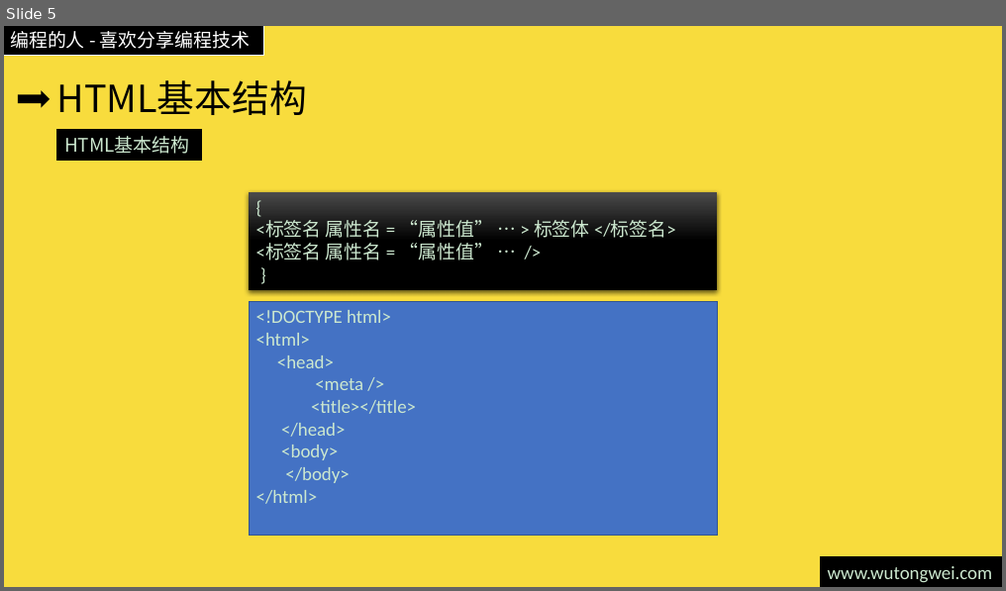
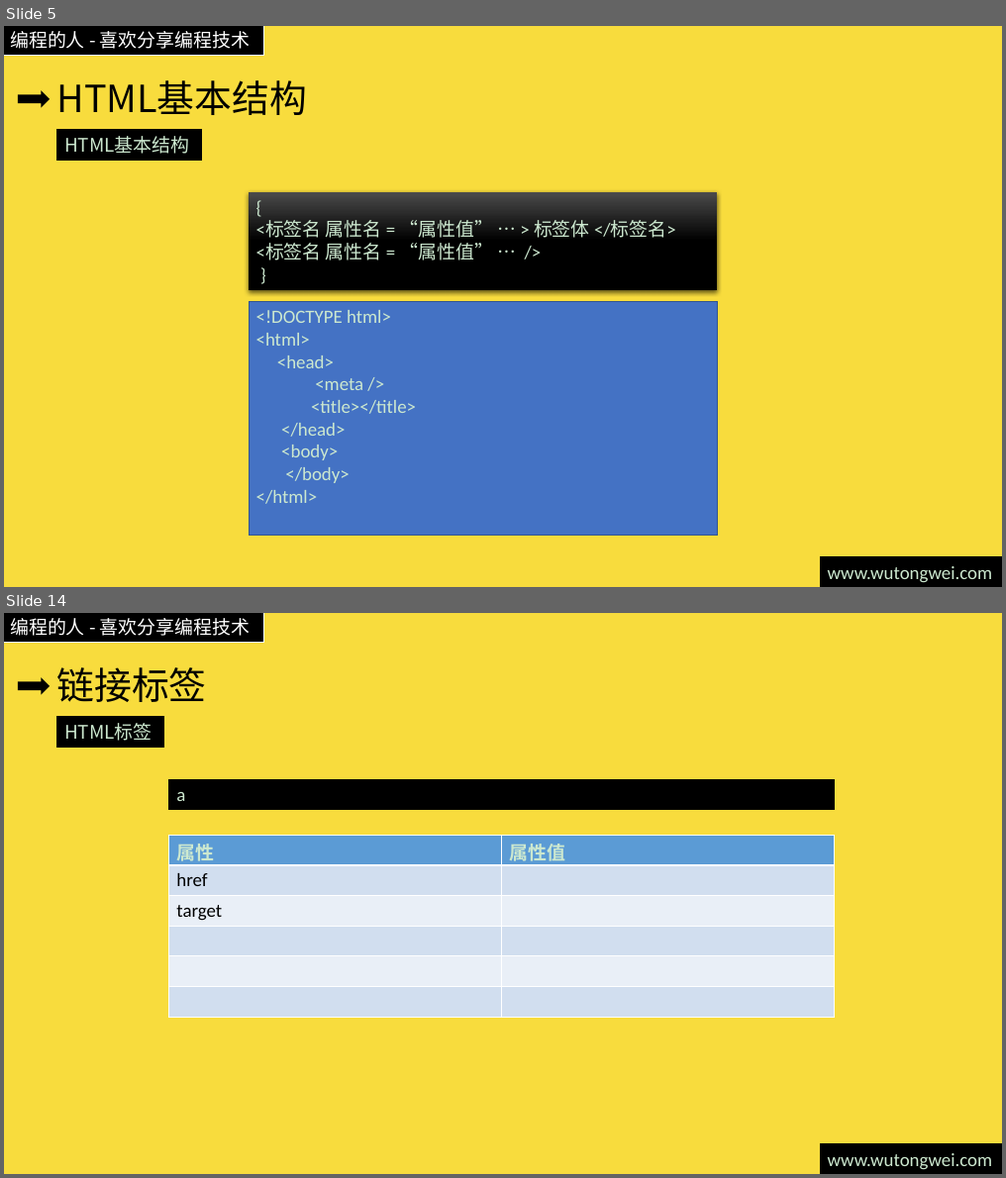
Before and after one commit to willculture/training, a slide deck: ppt/front-end/HTML5.pptx. Shown one above the other, each under a label of ours: slide 5 before the commit, slides 5 and 14 after it; the slides between them are not shown. The pictures are 1006x591 and 1006x1178 pixels, drawn with LibreOffice and Linux fonts; fonts in the diff are those of the drawing. Boxes give left, top, right and bottom in pixels: in the first picture for what was removed or moved away, otherwise in the second. Text is boxed around its words. In the diff, an @@ line names an element or a change of style, - is before the commit and + after.

Commit message:
更新html5需要学习标签

```diff
--- a/ppt/front-end/HTML5.pptx
+++ b/ppt/front-end/HTML5.pptx
@@ slide 14 added at bbox=[4, 613, 1002, 1174], background #F8DC3D; not listed: 3 template elements that a slide beside it also shows @@
@@ title added at bbox=[56, 667, 206, 702], 36 pt, text #000000 @@
+链接标签
@@ rectangle added at bbox=[57, 716, 163, 747], fill #000000, outline #000000 1 pt, 18 pt, text #CCE8CF @@
+HTML标签
@@ rectangle added at bbox=[169, 779, 835, 809], fill #000000, outline #000000 1 pt, 18 pt, text #CCE8CF @@
+a
@@ table added at bbox=[169, 836, 835, 1017], 6 rows, 2 columns @@
+属性 | 属性值
+href | 
+target | 
+ | 
+ | 
+ | 
```
Also in this commit, not shown: 1 slide changed, 9 other slides added.
